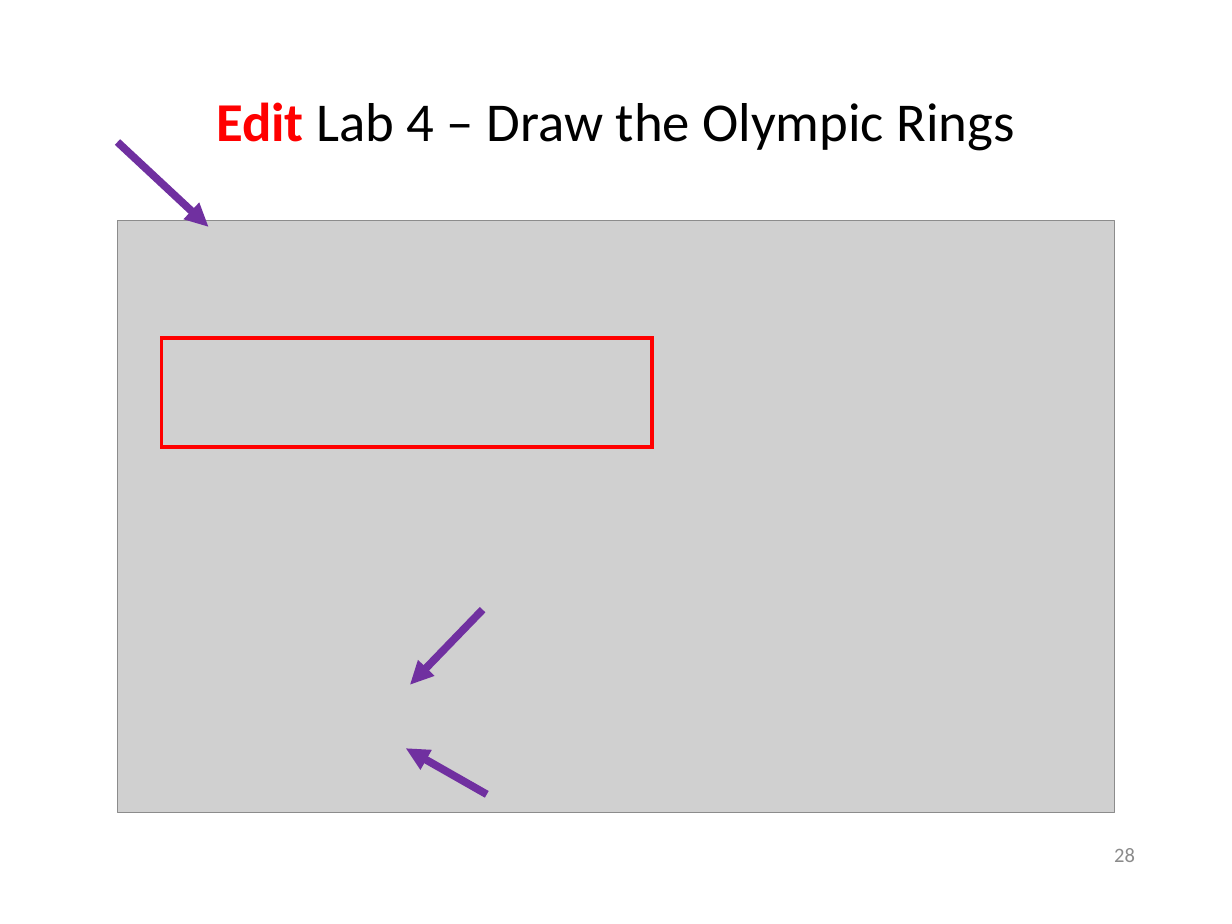
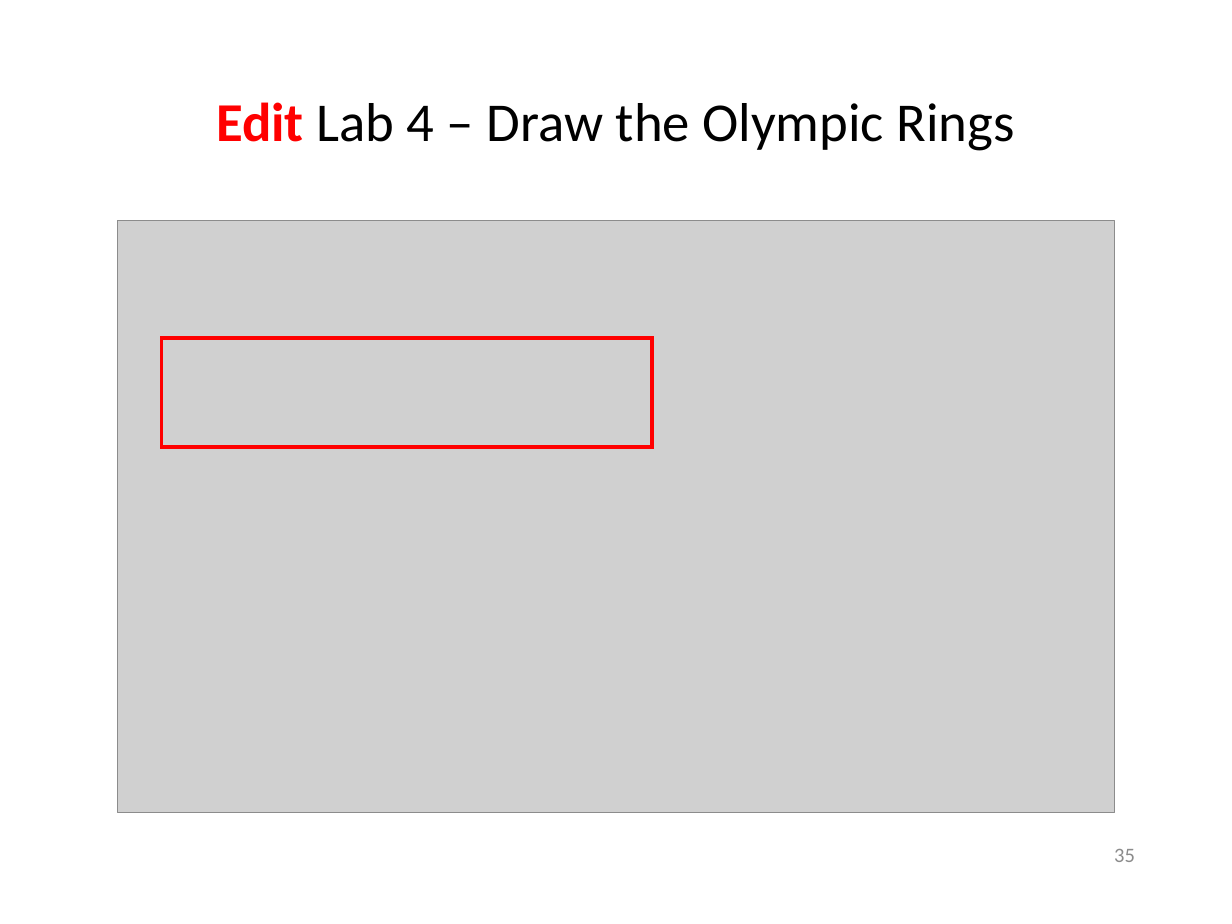
Before and after one commit to dbiersach/scicomp301-cpp-linux, a slide deck: slide 35 of session05/Session 05 - 2D Graphics, Polar Coordinates.pptx (slide 28 before the commit). Drawn at 1232x924 pixels with LibreOffice and Linux fonts; fonts in the diff are those of the drawing; grey boxes stand for pictures. Boxes give left, top, right and bottom in pixels: in the first picture for what was removed or moved away, otherwise in the second. Text is boxed around its words. In the diff, an @@ line names an element or a change of style, - is before the commit and + after.

```diff
--- a/session05/Session 05 - 2D Graphics, Polar Coordinates.pptx
+++ b/session05/Session 05 - 2D Graphics, Polar Coordinates.pptx
@@ arrow removed from (117, 142) to (208, 227) @@
@@ arrow removed from (483, 610) to (410, 685) @@
@@ arrow removed from (487, 795) to (407, 748) @@
@@ page number at box(1114, 849, 1135, 862): text changed @@
-28
+35
```
Also in this commit, not shown: 8 other slides changed, 7 slides added, 1 other file.
